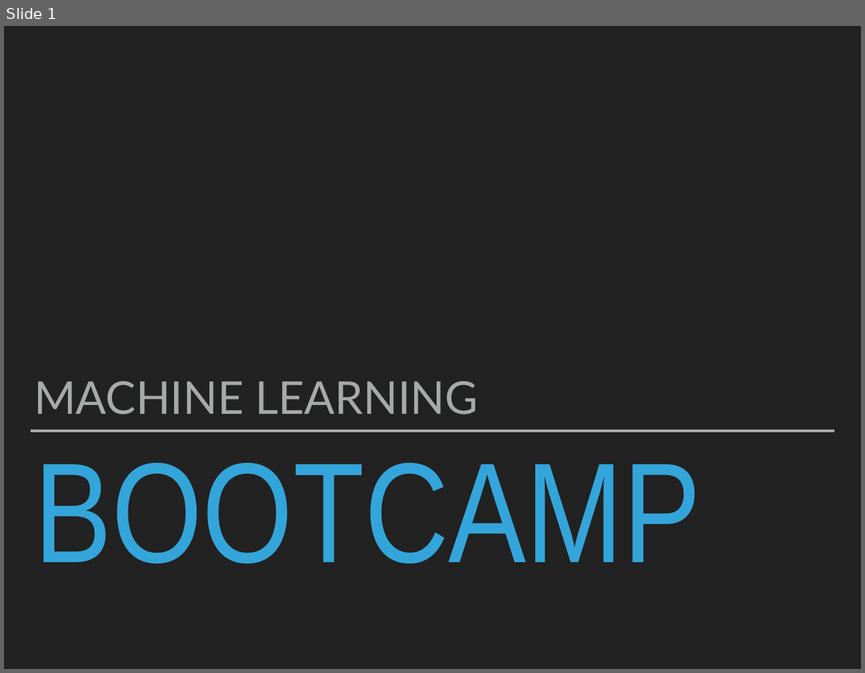
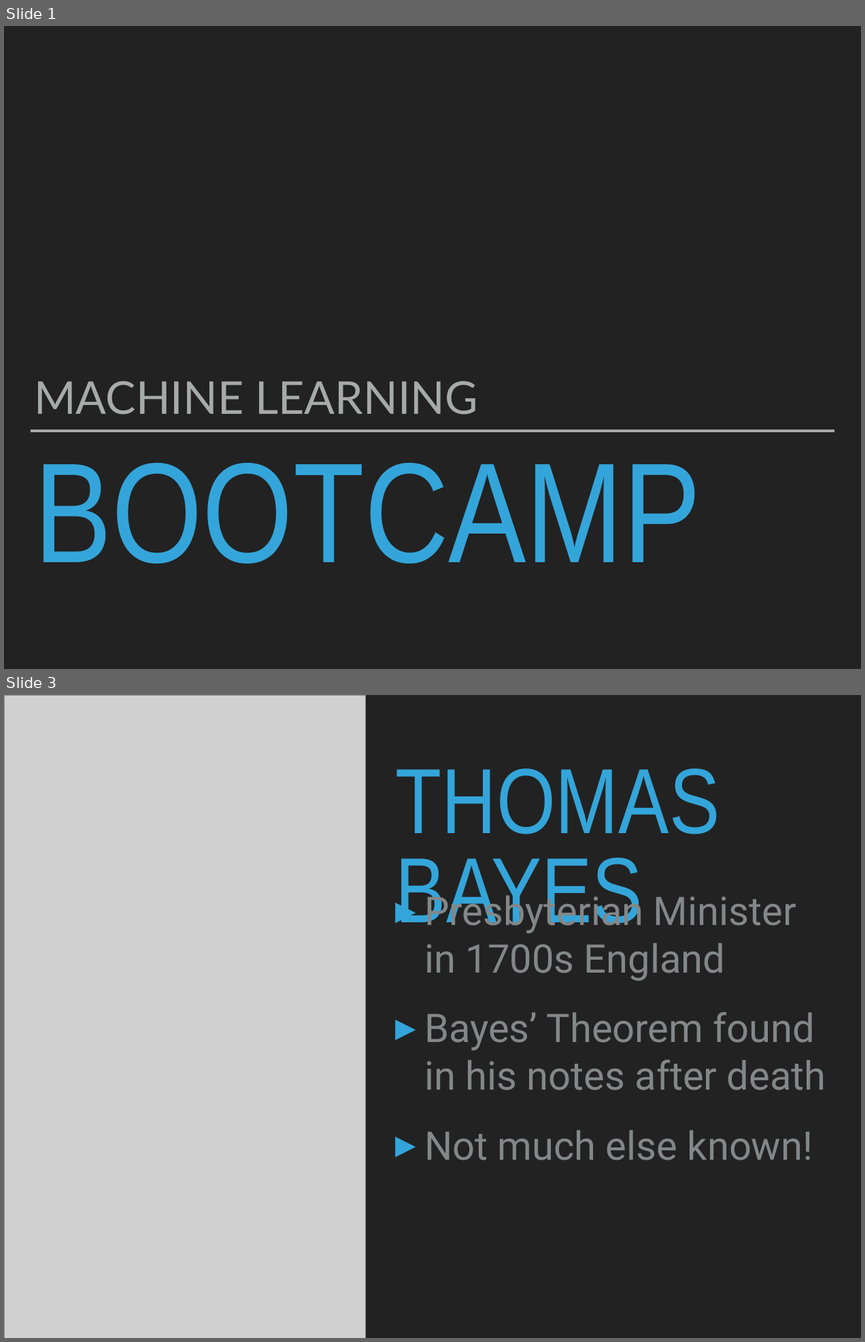
Before and after one commit to patricks1/noble-machine-learning, a slide deck: Session5/Session5_Slides.pptx. Shown one above the other, each under a label of ours: slide 1 before the commit, slides 1 and 3 after it; the slides between them are not shown. The pictures are 865x673 and 865x1342 pixels, drawn with LibreOffice and Linux fonts; fonts in the diff are those of the drawing; grey boxes stand for pictures. Boxes give left, top, right and bottom in pixels: in the first picture for what was removed or moved away, otherwise in the second. Text is boxed around its words. In the diff, an @@ line names an element or a change of style, - is before the commit and + after.

```diff
--- a/Session5/Session5_Slides.pptx
+++ b/Session5/Session5_Slides.pptx
@@ slide 3 added at (x1=4, y1=695, x2=861, y2=1338), background #222222 @@
@@ picture added at (x1=4, y1=695, x2=366, y2=1338) @@
@@ title added at (x1=396, y1=768, x2=719, y2=933), 110.5 pt, text #34A5DA @@
+THOMAS BAYES
@@ text added at (x1=424, y1=889, x2=826, y2=1160), 47 pt, text #838787 @@
+▸ Presbyterian Minister in 1700s England
+▸ Bayes’ Theorem found in his notes after death
+▸ Not much else known!
@@ rectangle added at (x1=391, y1=1042, x2=850, y2=1126), fill #222222 @@
```
Also in this commit, not shown: 1 slide changed, 51 other slides added, 43 slides removed, 8 other files.
